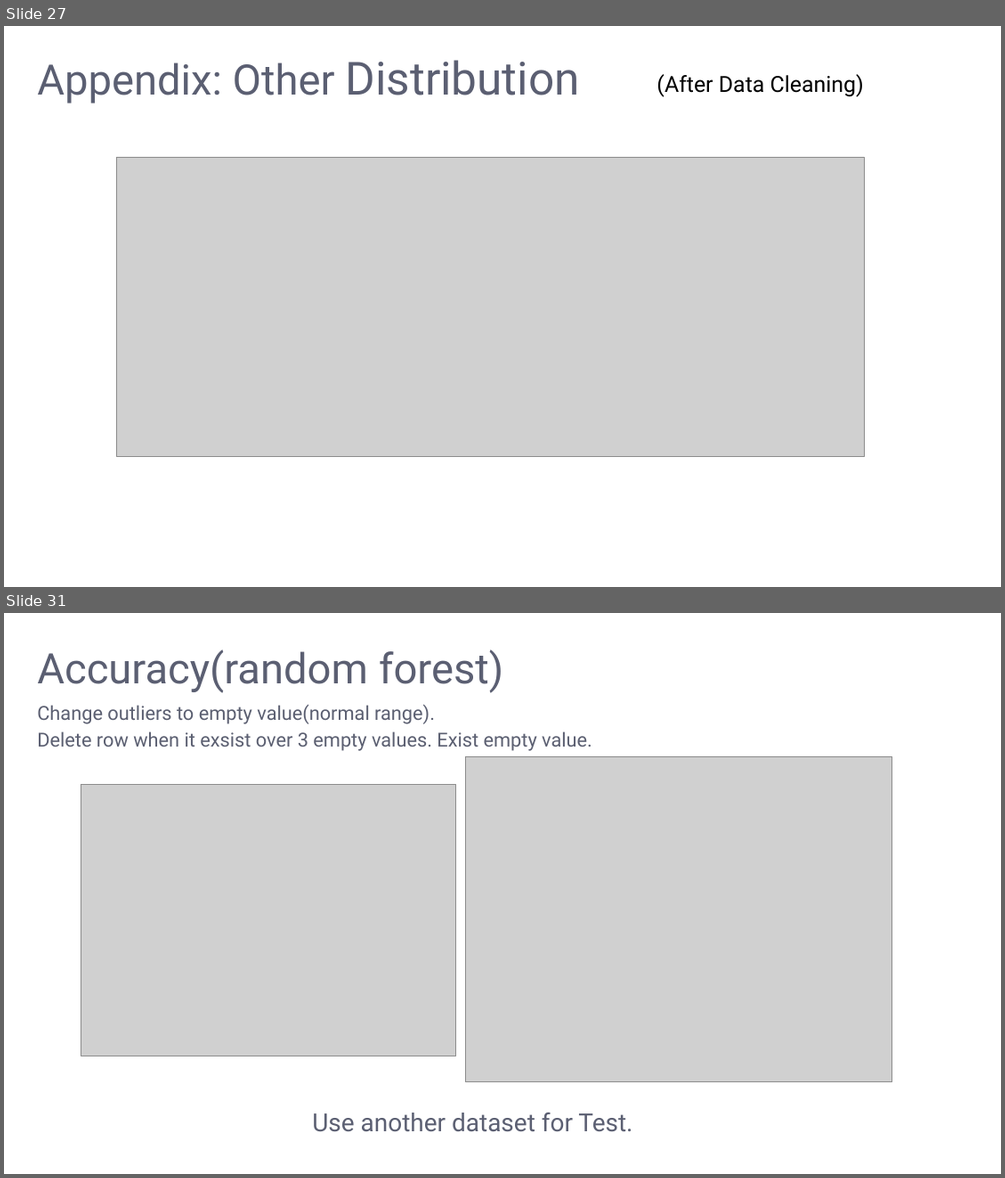
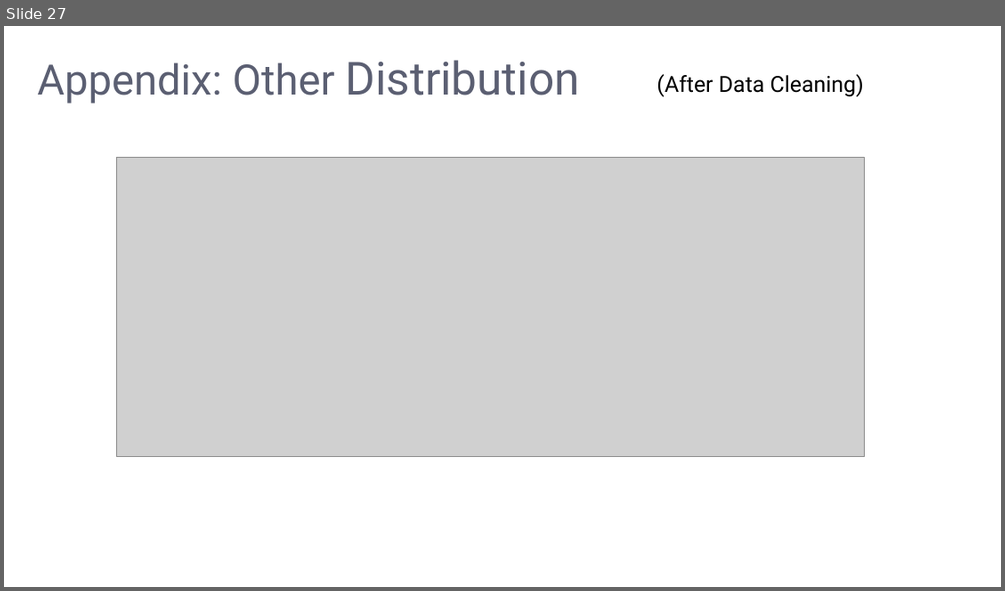
Before and after one commit to LeeMoofon0222/Vizuro_Intern, a slide deck: ckd_process/kidney_disease.pptx. Shown one above the other, each under a label of ours: slides 27 and 31 before the commit, slide 27 after it; the slides between them are not shown. The pictures are 1005x1178 and 1005x591 pixels, drawn with LibreOffice and Linux fonts; fonts in the diff are those of the drawing; grey boxes stand for pictures; background and template pictures are left out. Boxes give left, top, right and bottom in pixels: in the first picture for what was removed or moved away, otherwise in the second. Text is boxed around its words. In the diff, an @@ line names an element or a change of style, - is before the commit and + after.

```diff
--- a/ckd_process/kidney_disease.pptx
+++ b/ckd_process/kidney_disease.pptx
@@ slide 31 removed at (4,613,1001,1174), background picture (left out) @@
@@ freeform shape removed at (4,613,1001,1174) @@
@@ text removed at (37,649,503,693) @@
-Accuracy(random forest)
@@ text removed at (37,705,592,751) @@
-Change outliers to empty value(normal range).
-Delete row when it exsist over 3 empty values. Exist empty value.
@@ picture removed at (465,756,892,1082) @@
@@ picture removed at (81,784,455,1055) @@
@@ text removed at (312,1111,632,1132) @@
-Use another dataset for Test.
```
Also in this commit, not shown: 2 slides changed, 3 other slides removed, 14 other files.
